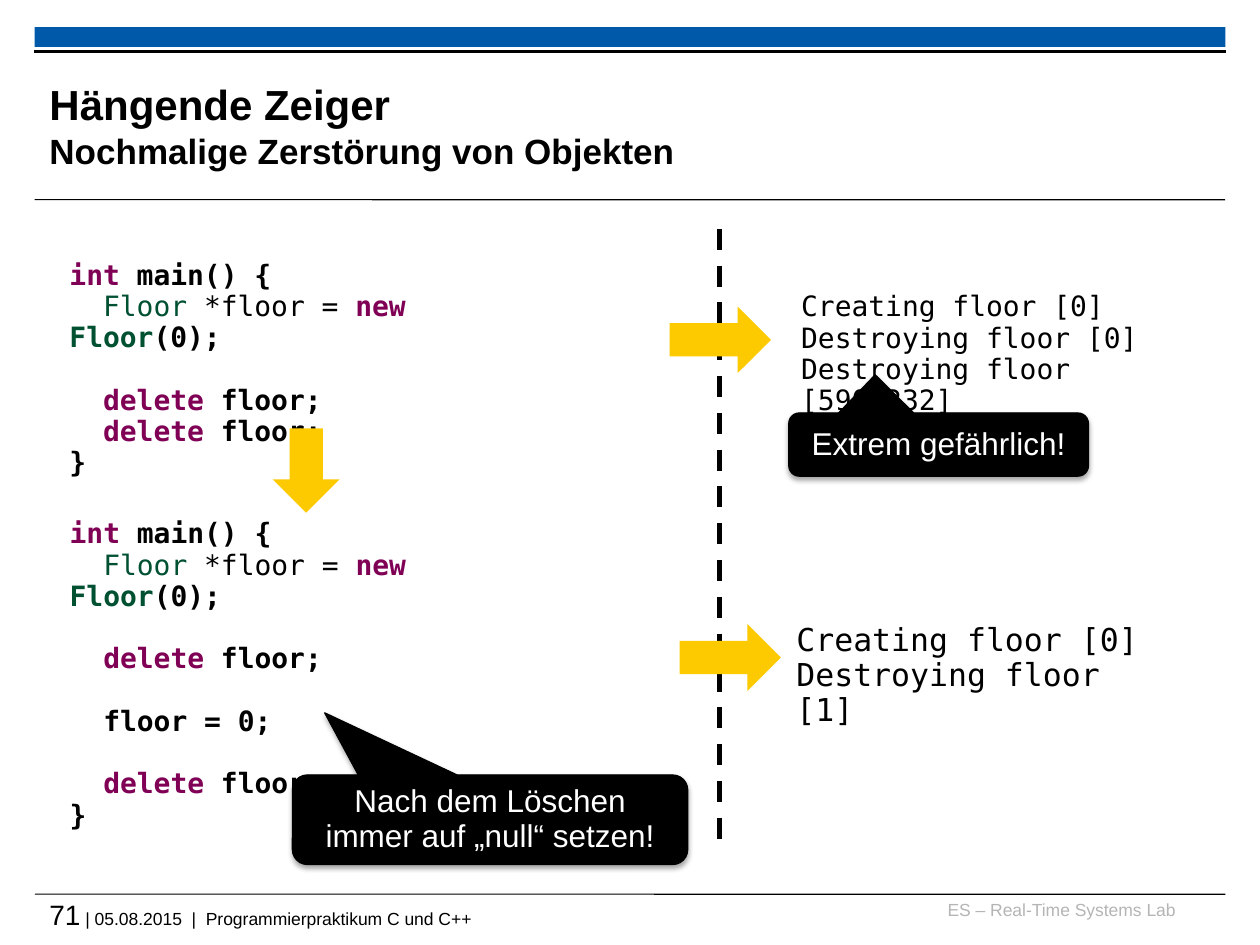
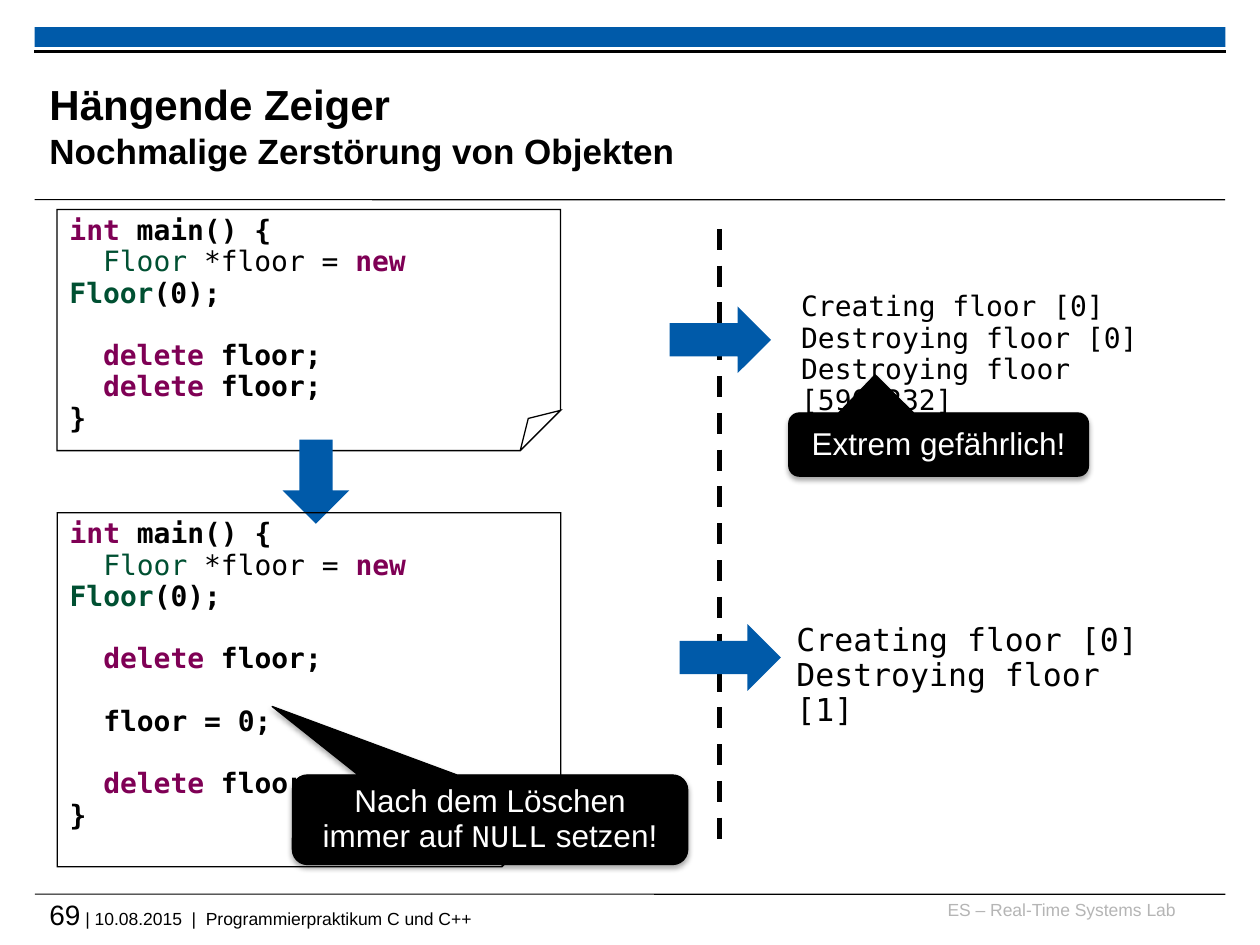
Before and after one commit to h82k/tud-cppp, a slide deck: slide 69 of vorlesung/cppp_lecture.pptx (slide 71 before the commit). Drawn at 1260x945 pixels with LibreOffice and Linux fonts; fonts in the diff are those of the drawing; background and template pictures are left out. Boxes give left, top, right and bottom in pixels: in the first picture for what was removed or moved away, otherwise in the second. Text is boxed around its words. In the diff, an @@ line names an element or a change of style, - is before the commit and + after.

```diff
--- a/vorlesung/cppp_lecture.pptx
+++ b/vorlesung/cppp_lecture.pptx
@@ folded corner "int main() {": place and size @@
-folded corner "int main() {" at [69, 262, 405, 448]
+folded corner "int main() {" at [57, 209, 559, 450]
@@ folded corner "int main() {" at [57, 209, 559, 450]: outline none to #000000 0.75 pt @@
@@ fill #FDCA00 to #005AA9 in 3 elements at [669, 306, 771, 373], [679, 624, 780, 690], [282, 440, 349, 524] @@
@@ right arrow: place and size @@
-right arrow at [273, 428, 340, 513]
+right arrow at [282, 440, 349, 524]
@@ folded corner "int main() {" at [57, 513, 561, 867]: outline none to #000000 0.75 pt @@
@@ folded corner "int main() {": place and size @@
-folded corner "int main() {" at [70, 521, 406, 800]
+folded corner "int main() {" at [57, 513, 561, 867]
@@ rounded speech box "Nach dem Löschen immer auf ..." at [292, 775, 688, 864]: proportions changed @@
@@ text in rounded speech box at [323, 789, 657, 848]: text changed @@
-Nach dem Löschen immer auf „null“ setzen!
+Nach dem Löschen immer auf NULL setzen!
@@ text at [49, 905, 471, 929]: text changed @@
-71 | 05.08.2015 | Programmierpraktikum C und C++
+69 | 10.08.2015 | Programmierpraktikum C und C++
```
Also in this commit, not shown: 70 other slides changed, 1 slide added, 1 slide removed, 1 other file.
